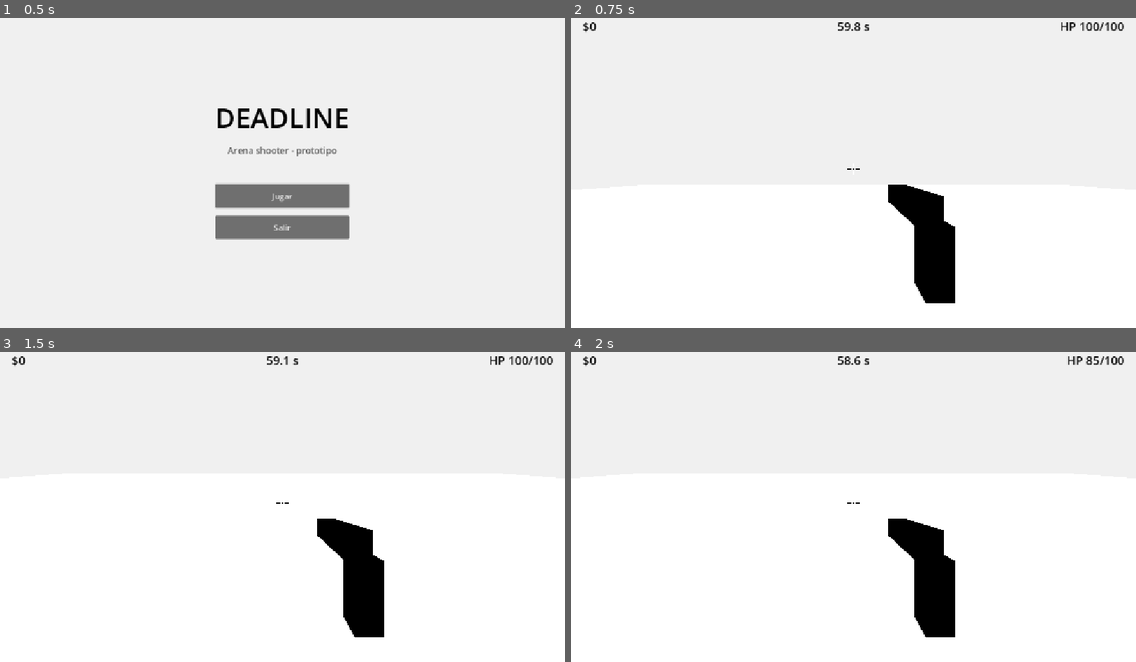
Above: before the commit, frames 1-4 (two rows, left to right).
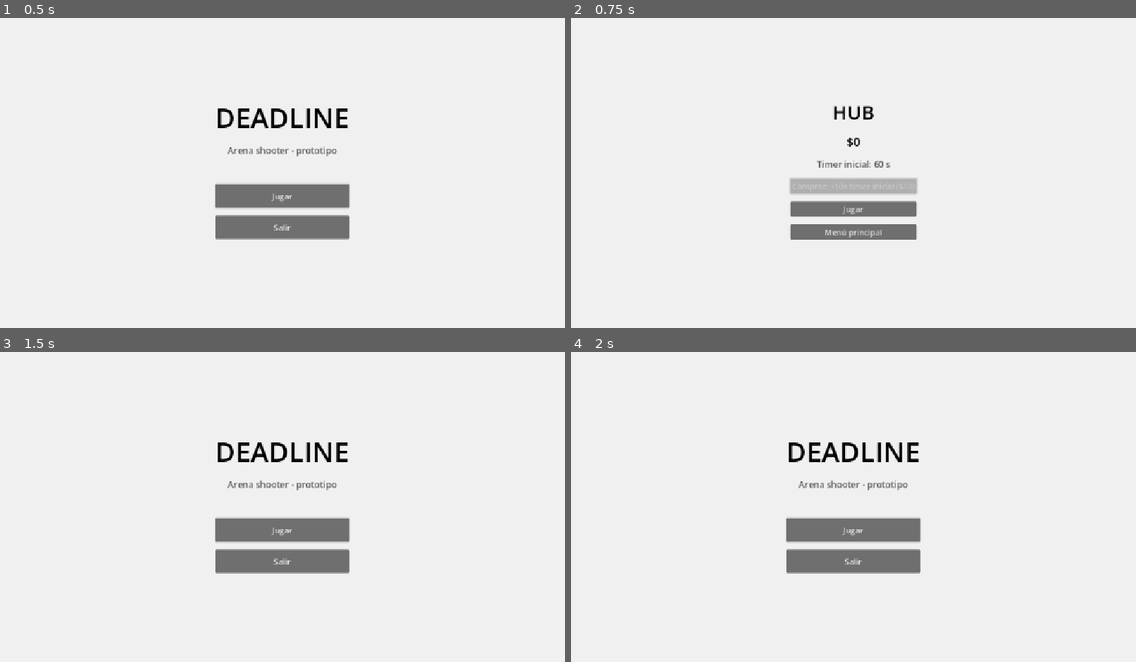
Above: after the commit, the same moments.

Repository: Veilen1/Deadline
Game: Godot game, scene res://scenes/ui/main_menu.tscn
Two runs of this game, one before a commit and one after it. Both use one fixed random seed, a clock stepped at 60 frames per second and the inputs below.
Inputs (mouse positions are in pixels of both pictures, inside the frame that each line leads up to):
- Up to frame 1 (0.5 s): no input
- Up to frame 2 (0.75 s): click "Jugar" at 0.5 s
- Up to frame 3 (1.5 s): click (282, 565) at 1.25 s, where only the run after the commit has a clickable "Menú principal"
- Up to frame 4 (2 s): no input

Frame 1 is identical in both runs. In frame 2, 6.7% of the frame differs, in the area x 2-98%, y 1-93%; in frame 3, 7.5%; in frame 4, 7.5%.

Commit message:
feat(hub): conectar menu-hub-run y persistir mejora de tiempo

Diff:
--- a/scenes/ui/hub.gd
+++ b/scenes/ui/hub.gd
@@ -1,27 +1,36 @@
 extends Control
+
+const MAIN_MENU_SCENE: String = "res://scenes/ui/main_menu.tscn"
+const GAME_SCENE: String = "res://scenes/main.tscn"
 
 @export var upgrade_time_cost: int = 50
 @export var upgrade_time_bonus: float = 10.0
 
 @onready var money_label: Label = $CenterContainer/Menu/MoneyLabel
+@onready var timer_label: Label = $CenterContainer/Menu/TimerLabel
 @onready var buy_time_button: Button = $CenterContainer/Menu/BuyTimeButton
 @onready var play_button: Button = $CenterContainer/Menu/PlayButton
+@onready var main_menu_button: Button = $CenterContainer/Menu/MainMenuButton
 
 
 func _ready() -> void:
+	Input.mouse_mode = Input.MOUSE_MODE_VISIBLE
 	GameState.money_changed.connect(_on_money_changed)
 	buy_time_button.pressed.connect(_on_buy_time_pressed)
 	play_button.pressed.connect(_on_play_pressed)
+	main_menu_button.pressed.connect(_on_main_menu_pressed)
 	_update_money_label(GameState.money)
+	_update_timer_label()
+	buy_time_button.grab_focus()
 
 
 func _on_buy_time_pressed() -> void:
+	# El costo se valida en GameState; si no alcanza, no hay cambios.
 	if not GameState.spend_money(upgrade_time_cost):
 		return
 
-	GameState.base_run_time += upgrade_time_bonus
-	# TODO: Fase 2.2 — registrar la mejora en GameState.upgrades para persistirla/serializarla.
-	_update_money_label(GameState.money)
+	GameState.add_run_time(upgrade_time_bonus)
+	_update_timer_label()
 
 
 func _on_money_changed(new_amount: int) -> void:
@@ -29,8 +38,17 @@
 
 
 func _on_play_pressed() -> void:
-	get_tree().change_scene_to_file("res://scenes/main.tscn")
+	get_tree().change_scene_to_file(GAME_SCENE)
+
+
+func _on_main_menu_pressed() -> void:
+	get_tree().change_scene_to_file(MAIN_MENU_SCENE)
 
 
 func _update_money_label(amount: int) -> void:
 	money_label.text = "$%d" % amount
+	buy_time_button.disabled = amount < upgrade_time_cost
+
+
+func _update_timer_label() -> void:
+	timer_label.text = "Timer inicial: %.0f s" % GameState.base_run_time
--- a/scenes/ui/hub.tscn
+++ b/scenes/ui/hub.tscn
@@ -46,6 +46,13 @@
 text = "$0"
 horizontal_alignment = 1
 
+[node name="TimerLabel" type="Label" parent="CenterContainer/Menu"]
+layout_mode = 2
+theme_override_colors/font_color = Color(0.35, 0.35, 0.35, 1)
+theme_override_font_sizes/font_size = 18
+text = "Timer inicial: 60 s"
+horizontal_alignment = 1
+
 [node name="BuyTimeButton" type="Button" parent="CenterContainer/Menu"]
 layout_mode = 2
 text = "Comprar: +10s timer inicial ($50)"
@@ -53,3 +60,7 @@
 [node name="PlayButton" type="Button" parent="CenterContainer/Menu"]
 layout_mode = 2
 text = "Jugar"
+
+[node name="MainMenuButton" type="Button" parent="CenterContainer/Menu"]
+layout_mode = 2
+text = "Menú principal"
--- a/scenes/ui/main_menu.gd
+++ b/scenes/ui/main_menu.gd
@@ -1,6 +1,6 @@
 extends Control
 
-const GAME_SCENE: String = "res://scenes/main.tscn"
+const GAME_SCENE: String = "res://scenes/ui/hub.tscn"
 
 @onready var play_button: Button = $CenterContainer/Menu/PlayButton
 @onready var quit_button: Button = $CenterContainer/Menu/QuitButton
--- a/scripts/autoloads/game_state.gd
+++ b/scripts/autoloads/game_state.gd
@@ -30,6 +30,12 @@
 
 # Mejoras compradas. Persisten entre runs.
 var upgrades: Dictionary = {}
+
+
+func add_run_time(seconds: float) -> void:
+	# Registra la mejora (para persistirla/serializarla) y amplía el timer base.
+	base_run_time += seconds
+	upgrades["run_time_bonus"] = float(upgrades.get("run_time_bonus", 0.0)) + seconds
 
 
 func add_money(amount: int) -> void:
